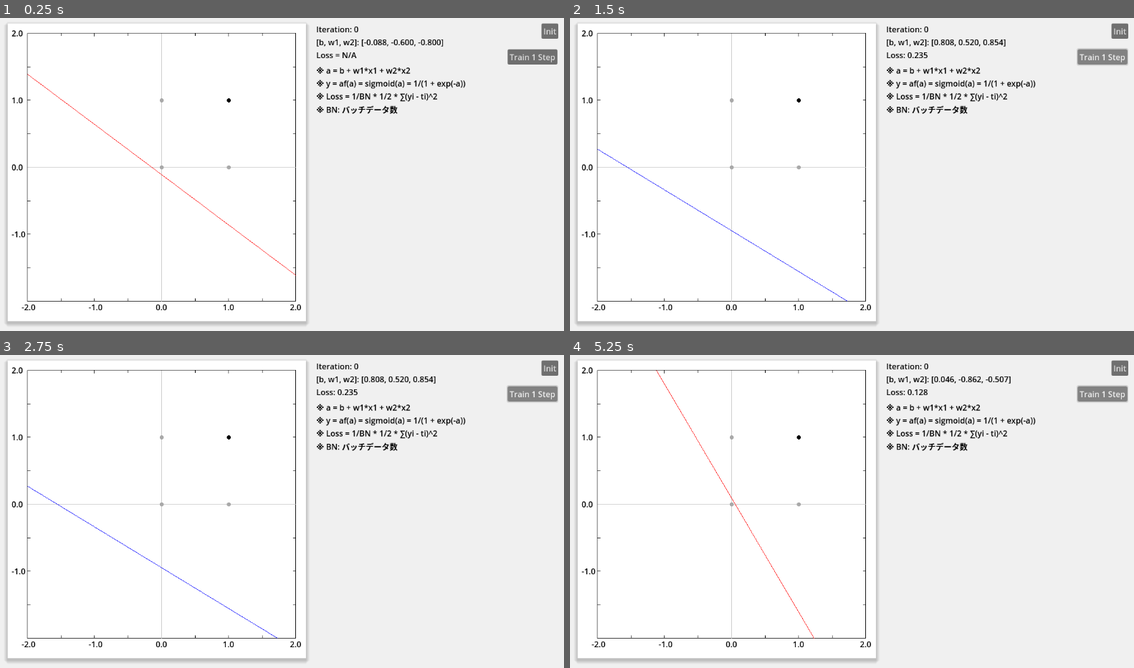
Above: before the commit, frames 1-4 (two rows, left to right).
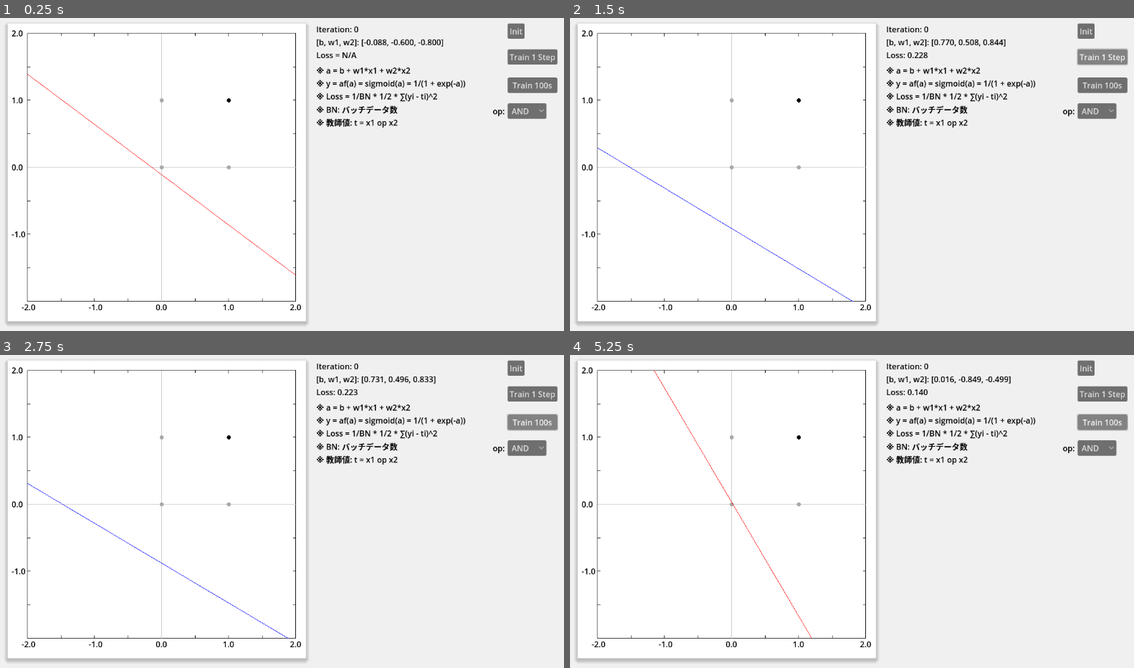
Above: after the commit, the same moments.

Repository: vivisuke/VisualFCL
Game: Godot game, scene res://fc1layer_scene.tscn
Two runs of this game, one before a commit and one after it. Both use one fixed random seed, a clock stepped at 60 frames per second and the inputs below.
Inputs (mouse positions are in pixels of both pictures, inside the frame that each line leads up to):
- Up to frame 1 (0.25 s): no input
- Up to frame 2 (1.5 s): click "Init" at 0.5 s; click "Train 1 Step" at 1.25 s
- Up to frame 3 (2.75 s): click "Train 1 Step" (after the commit: "Train 100s") at 2 s
- Up to frame 4 (5.25 s): click (1094, 448) at 2.75 s, where only the run after the commit has a clickable "AND"; click "Init" at 3.5 s; click "Train 1 Step" at 4.25 s; click "Train 1 Step" (after the commit: "Train 100s") at 5 s

The runs differ from the first frame. In frame 1, 1.3% of the frame differs, in the area x 56-99%, y 1-36%; in frame 2, 1.7%; in frame 3, 1.8%; in frame 4, 1.8%, in the area x 14-99%, y 1-91%.

Commit message:
0022 ◎ C 06/14 06/14 0.001│ToDo│[Train 1 step] 押下時バックプロパゲーション処理

Diff:
--- a/VisualFCL/fc1layer_scene.tscn
+++ b/VisualFCL/fc1layer_scene.tscn
@@ -74,10 +74,18 @@
 theme_override_colors/font_color = Color(0, 0, 0, 1)
 text = "※ BN: バッチデータ数"
 
+[node name="HelpLabel_5" type="Label" parent="."]
+offset_left = 645.0
+offset_top = 211.0
+offset_right = 919.0
+offset_bottom = 237.0
+theme_override_colors/font_color = Color(0, 0, 0, 1)
+text = "※ 教師値: t = x1 op x2"
+
 [node name="InitButton" type="Button" parent="."]
-offset_left = 1098.0
+offset_left = 1030.0
 offset_top = 24.0
-offset_right = 1132.0
+offset_right = 1064.0
 offset_bottom = 55.0
 text = "Init"
 
@@ -88,5 +96,35 @@
 offset_bottom = 107.0
 text = "Train 1 Step"
 
+[node name="Train100Button" type="Button" parent="."]
+offset_left = 1030.0
+offset_top = 133.0
+offset_right = 1130.0
+offset_bottom = 164.0
+text = "Train 100s"
+
+[node name="OptionButton" type="OptionButton" parent="."]
+offset_left = 1030.0
+offset_top = 185.0
+offset_right = 1108.0
+offset_bottom = 216.0
+item_count = 2
+selected = 0
+popup/item_0/text = "AND"
+popup/item_0/id = 0
+popup/item_1/text = "OR"
+popup/item_1/id = 1
+
+[node name="Label" type="Label" parent="OptionButton"]
+layout_mode = 0
+offset_left = -41.0
+offset_right = -1.0
+offset_bottom = 31.0
+theme_override_colors/font_color = Color(0, 0, 0, 1)
+text = "op: "
+horizontal_alignment = 2
+vertical_alignment = 1
+
 [connection signal="pressed" from="InitButton" to="." method="_on_init_button_pressed"]
 [connection signal="pressed" from="Train1Button" to="." method="_on_train_1_button_pressed"]
+[connection signal="pressed" from="Train100Button" to="." method="_on_train_1_button_pressed"]
--- a/VisualFCL/scripts/GraphRect.gd
+++ b/VisualFCL/scripts/GraphRect.gd
@@ -83,7 +83,7 @@
 	var b  = p[0]
 	var w1 = p[1]
 	var w2 = p[2]
-	print("w1, w2, b = ", w1, " ", w2, " ", b)
+	print("b, w1, w2 = ", b, " ", w2, " ", w2)
 	print("-w1/w2 = ", -w1/w2)
 	print("-b/w2 = ", -b/w2)
 	var lst = []
--- a/VisualFCL/scripts/fc1layer_scene.gd
+++ b/VisualFCL/scripts/fc1layer_scene.gd
@@ -13,7 +13,8 @@
 var n_batch
 var sumLoss
 var fcl
-var vec_weight = [0.0, 0.7, 0.7]			# [b, w1, w2] 重みベクター
+var vec_weight = [0.0, 0.7, 0.7]		# [b, w1, w2] 重みベクター
+var vec_grad							# 勾配合計
 
 # ２入力１出力総結合層クラス
 # 活性化関数：シグモイド固定
@@ -26,11 +27,22 @@
 		vec_weight[2] = sin(th)
 	func sigmoid(x): return 1.0/(1.0 + exp(-x))
 	func forward(inp: Array):
-		a = vec_weight[0] + vec_weight[0]*inp[0] + vec_weight[0]*inp[1]
+		a = vec_weight[0] + vec_weight[1]*inp[0] + vec_weight[2]*inp[1]
 		y = sigmoid(a)
-	var a
-	var y
-	var vec_weight = [0.0, 0.7, 0.7]			# [b, w1, w2] 重みベクター
+		print("a = ", a, ", y = ", y)
+	func backward(inp: Array, grad: float):
+		upgrad = []		# 上流勾配
+		var dyda = y * (1.0 - y)
+		var dydag = dyda * grad
+		print("∂L/∂y = ", grad)
+		print("∂y/∂a = ", dyda)
+		upgrad.push_back(dydag)
+		upgrad.push_back(dydag * inp[0])
+		upgrad.push_back(dydag * inp[1])
+	var a			# a = b + w1*x1 + w2*x2
+	var y			# y = af(a)、af はシグモイド関数固定
+	var vec_weight = [0.0, 0.0, 0.0]	# [b, w1, w2] 重みベクター
+	var upgrad							# 上流勾配
 
 # Called when the node enters the scene tree for the first time.
 func _ready():
@@ -40,10 +52,15 @@
 func init():
 	round = 0
 	# 重みベクター初期化
-	vec_weight[0] = sin(randf_range(0.0, 2*PI))
-	var th = randf_range(0.0, 2*PI)
-	vec_weight[1] = cos(th)
-	vec_weight[2] = sin(th)
+	if true:
+		vec_weight[0] = sin(randf_range(0.0, 2*PI))
+		var th = randf_range(0.0, 2*PI)
+		vec_weight[1] = cos(th)
+		vec_weight[2] = sin(th)
+	else:		# for Debug
+		vec_weight[0] = -2.0
+		vec_weight[1] = 1.0
+		vec_weight[2] = 1.0
 	$WeightLabel.text = "[b, w1, w2]: [%.3f, %.3f, %.3f]" % vec_weight
 	$GraphRect.vec_weight = vec_weight
 	$GraphRect.queue_redraw()
@@ -53,7 +70,7 @@
 func _on_init_button_pressed():
 	init()
 	pass # Replace with function body.
-func teacher_val(inp:Array):
+func teacher_value(inp:Array):
 	if ope == OP_AND: return 1.0 if inp[0] != 0 && inp[1] != 0.0 else 0.0		# AND
 	elif ope == OP_OR: return 1.0 if inp[0] != 0 || inp[1] != 0.0 else 0.0		# OR
 	elif ope == OP_NAND: return 0.0 if inp[0] != 0 && inp[1] != 0.0 else 1.0		# NAND
@@ -64,18 +81,31 @@
 func train(inp:Array):
 	n_batch += 1
 	fcl.forward(inp)
-	var t = teacher_val(inp)
+	var t = teacher_value(inp)
 	var d = fcl.y - t
 	var L = d * d / 2
 	sumLoss += L
+	fcl.backward(inp, d)
+	vec_grad[0] += fcl.upgrad[0]
+	vec_grad[1] += fcl.upgrad[1]
+	vec_grad[2] += fcl.upgrad[2]
 func do_train():
+	vec_grad = [0.0, 0.0, 0.0]
 	sumLoss = 0.0
 	n_batch = 0
 	fcl.vec_weight = vec_weight
 	for i in range(boolean_pos.size()):
 		train(boolean_pos[i])
+	#train([1.0, 1.0])
 	print("sumLoss = ", sumLoss)
 	$LossLabel.text = "Loss: %.3f" % (sumLoss/n_batch)
+	print("vec_grad = ", vec_grad)
+	vec_weight[0] -= ALPHA * vec_grad[0]
+	vec_weight[1] -= ALPHA * vec_grad[1]
+	vec_weight[2] -= ALPHA * vec_grad[2]
+	$WeightLabel.text = "[b, w1, w2]: [%.3f, %.3f, %.3f]" % vec_weight
+	$GraphRect.vec_weight = vec_weight
+	$GraphRect.queue_redraw()
 func _on_train_1_button_pressed():
 	do_train()
 	pass # Replace with function body.
Not shown, changed: VisualFCL.spr
